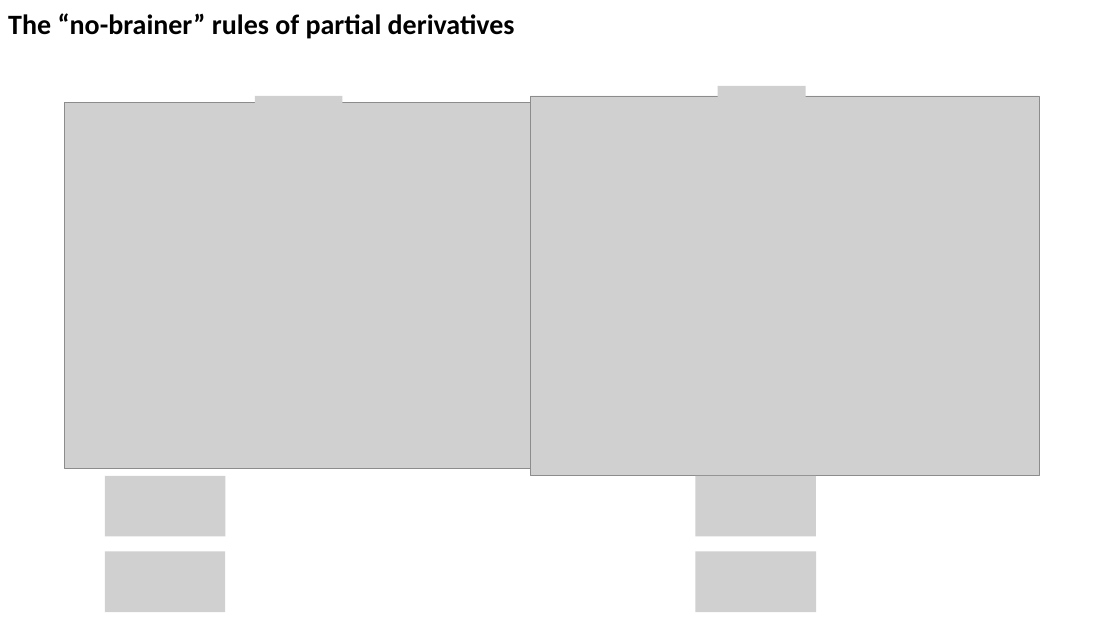
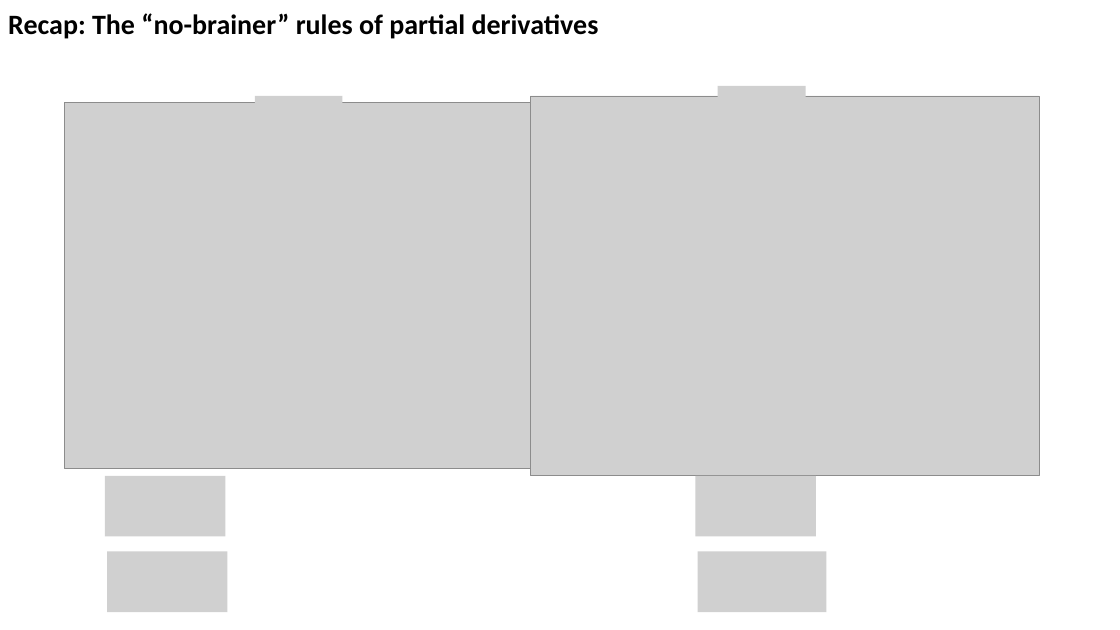
Before and after one commit to sneshyba/pypchem, a slide deck: slide 5 of Thermo 2022 (Neshyba)/Lectures/Week 2 - Thermodynamic surfaces/Week 2.3 Thermodynamic surfaces.pptx (slide 12 before the commit). Drawn at 1120x630 pixels with LibreOffice and Linux fonts; fonts in the diff are those of the drawing; grey boxes stand for pictures. Boxes give left, top, right and bottom in pixels: in the first picture for what was removed or moved away, otherwise in the second. Text is boxed around its words. In the diff, an @@ line names an element or a change of style, - is before the commit and + after.

```diff
--- a/Thermo 2022 (Neshyba)/Lectures/Week 2 - Thermodynamic surfaces/Week 2.3 Thermodynamic surfaces.pptx
+++ b/Thermo 2022 (Neshyba)/Lectures/Week 2 - Thermodynamic surfaces/Week 2.3 Thermodynamic surfaces.pptx
@@ text at <box>8,13,599,39</box>: text changed @@
-The “no-brainer” rules of partial derivatives
+Recap: The “no-brainer” rules of partial derivatives
@@ picture: place and size @@
-picture at <box>696,551,817,612</box>
+picture at <box>698,551,827,612</box>
```
Also in this commit, not shown: 4 other slides changed, 13 slides added, 6 slides removed, 17 other files.
